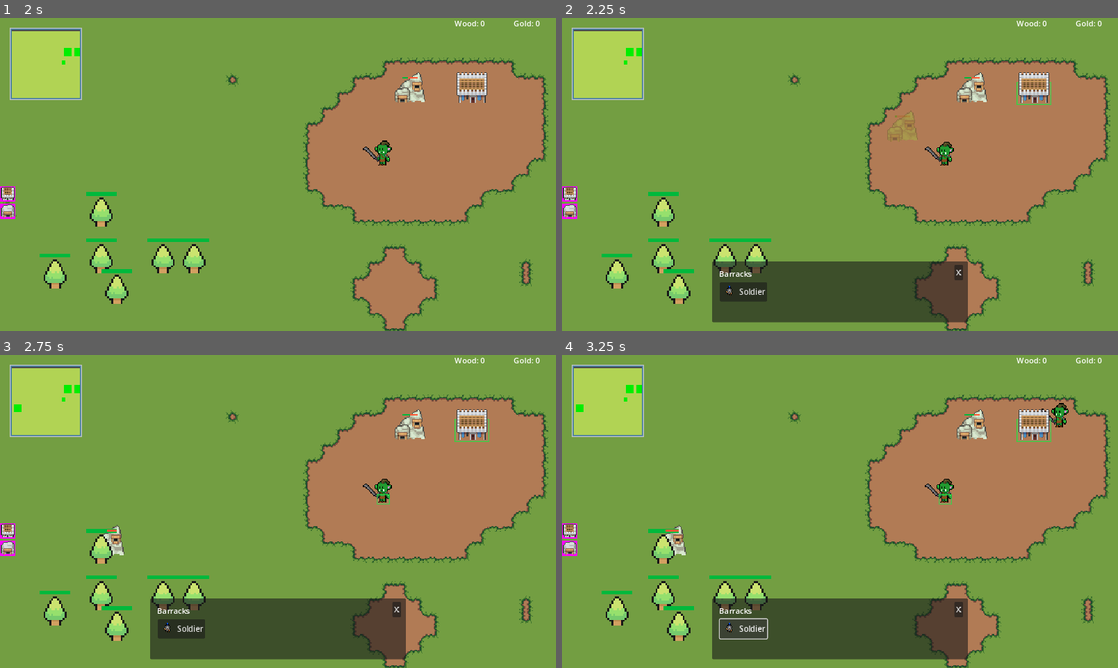
Above: before the commit, frames 1-4 (two rows, left to right).
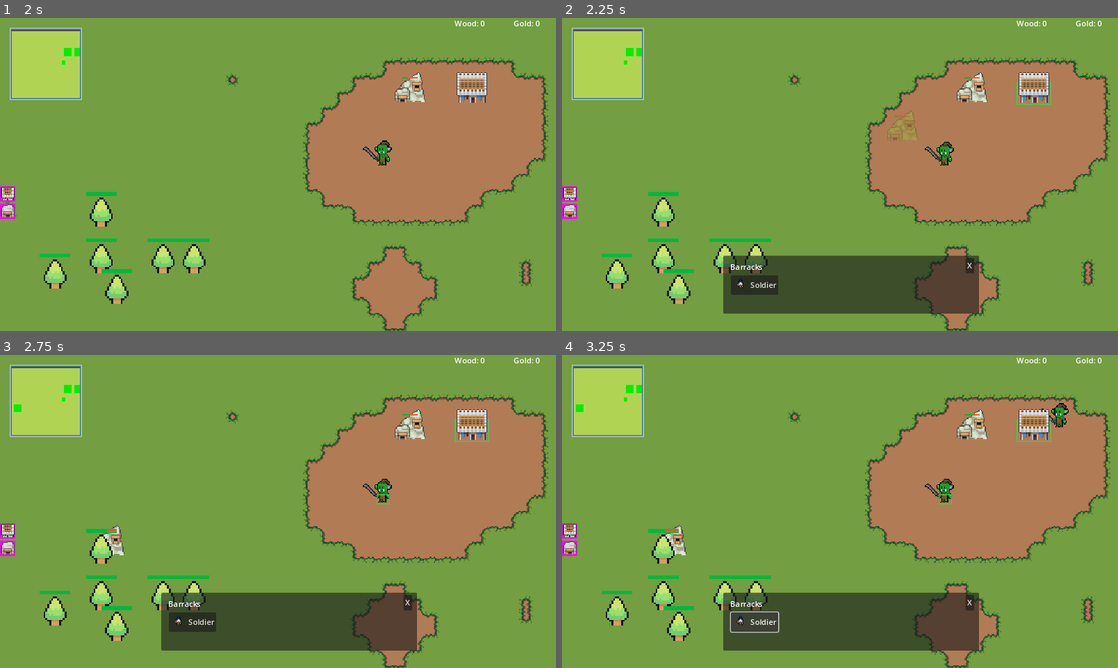
Above: after the commit, the same moments.

Repository: TicTacJoel/RTS-2D
Game: Godot game, scene res://scenes/main/world.tscn
The game is run twice, just before and just after one commit, with the same random seed, the same clock (stepped at 60 frames per second) and the same inputs.
Inputs (mouse positions are in pixels of both pictures, inside the frame that each line leads up to):
- Up to frame 1 (2 s): click (5, 193) at 0.5 s; click (5, 212) at 1.25 s
- Up to frame 2 (2.25 s): drag from (1034, 93) to (662, 218) at 2.02 s
- Up to frame 3 (2.75 s): no input
- Up to frame 4 (3.25 s): click "Soldier" at 2.75 s

Frame 1 is identical in both runs. In frame 2, 3.5% of the frame differs, in the area x 27-75%, y 75-98%; in frame 3, 3.5%; in frame 4, 3.3%.

Commit message:
add states to unit, fix minimap and building preview, improve building menu

Diff:
--- a/entities/player/unit.gd
+++ b/entities/player/unit.gd
@@ -4,17 +4,15 @@
 
 @onready var collision_shape_2d: CollisionShape2D = $CollisionShape2D
 @onready var selected_box: Panel = $Selected
-#@onready var target = position
 @onready var animation_player: AnimationPlayer = $AnimationPlayer
 @onready var nav_agent: NavigationAgent2D = $NavigationAgent2D
 @onready var unit: CharacterBody2D = $"."
+@onready var state_machine: StateMachine = $StateMachine
 
 var follow_cursor: bool = false
 var speed: int = 50
 var target: Vector2
 var moving: bool = false
-
-var minimap_marker: Node = null
 
 signal update_location(pos)
 signal died
@@ -25,21 +23,11 @@
 	Global.minimap.add_marker(self)
 
 #------------------------------------------------------------------------------|
-func _physics_process(_delta: float) -> void:
-	#update_location.emit(global_position)
+func _physics_process(delta: float) -> void:
 	emit_signal("update_location", global_position)
 
-	if moving:
-		if nav_agent.is_navigation_finished():
-			moving = false
-			velocity = Vector2.ZERO
-			animation_player.play("idle")
-		else:
-			var next_point: Vector2 = nav_agent.get_next_path_position()
-			var new_velocity: Vector2 = (global_position.direction_to(next_point) * speed)
-			nav_agent.velocity = new_velocity
-			#velocity = (next_point - global_position).normalized() * speed
-			#move_and_slide()
+	if state_machine:
+		state_machine._physics_process_state(delta)
 
 #------------------------------------------------------------------------------|
 func _input(event: InputEvent) -> void:
@@ -54,7 +42,6 @@
 	target = pos
 	nav_agent.target_position = pos
 	moving = true
-	animation_player.play("walk")
 
 #------------------------------------------------------------------------------|
 func set_selected(isSelected: bool):
@@ -63,11 +50,10 @@
 
 #------------------------------------------------------------------------------|
 func _on_died():
-	#died.emit()
 	emit_signal("died")
 	queue_free()
 
-
+#------------------------------------------------------------------------------|
 func _on_navigation_agent_2d_velocity_computed(safe_velocity: Vector2) -> void:
 	velocity = safe_velocity
 	move_and_slide()
--- a/entities/player/unit.tscn
+++ b/entities/player/unit.tscn
@@ -1,10 +1,11 @@
-[gd_scene load_steps=12 format=3 uid="uid://blwrkk68b82bg"]
+[gd_scene load_steps=13 format=3 uid="uid://blwrkk68b82bg"]
 
 [ext_resource type="Script" path="res://entities/player/unit.gd" id="1_bmucl"]
 [ext_resource type="Texture2D" uid="uid://mx4r31cas5v" path="res://assets/units/orcs/Orc_sword_ponytail_animation-Sheet.png" id="2_efhlm"]
 [ext_resource type="Script" path="res://states/state_machine.gd" id="3_tnnnx"]
 [ext_resource type="PackedScene" uid="uid://lssm0473bdyw" path="res://states/idle_state.tscn" id="4_eslg1"]
 [ext_resource type="PackedScene" uid="uid://bvykou6uibuvj" path="res://states/walk_state.tscn" id="5_xt8dr"]
+[ext_resource type="PackedScene" uid="uid://cp445e1xnlaoj" path="res://states/attack_state.tscn" id="6_bsdgn"]
 
 [sub_resource type="CapsuleShape2D" id="CapsuleShape2D_6km0o"]
 radius = 5.5
@@ -114,9 +115,6 @@
 radius = 5.0
 avoidance_layers = 4
 avoidance_mask = 7
-debug_enabled = true
-debug_use_custom = true
-debug_path_custom_color = Color(0.207045, 1.46317e-05, 0.839436, 1)
 
 [node name="StateMachine" type="Node" parent="."]
 script = ExtResource("3_tnnnx")
@@ -125,4 +123,6 @@
 
 [node name="WalkState" parent="StateMachine" instance=ExtResource("5_xt8dr")]
 
+[node name="AttackState" parent="StateMachine" instance=ExtResource("6_bsdgn")]
+
 [connection signal="velocity_computed" from="NavigationAgent2D" to="." method="_on_navigation_agent_2d_velocity_computed"]
--- a/menus/ingame/spawn_menu.gd
+++ b/menus/ingame/spawn_menu.gd
@@ -5,8 +5,11 @@
 # TODO: find some cleaner way of doing this
 @onready var world_path = get_tree().get_root().get_node("World")
 @onready var units_container_path = get_tree().get_root().get_node("World/Map1/Units")
+@onready var hud: Control = $HUD
 
 @export var spawn_radius: float = 32.0
+
+var spawn_menu_mouse_entered: bool = false
 
 #------------------------------------------------------------------------------|
 func spawn_unit() -> void:
@@ -37,3 +40,14 @@
 func _on_cancel_btn_pressed() -> void:
 	visible = false
 	get_parent().selected = false
+
+#------------------------------------------------------------------------------|
+func is_mouse_inside() -> bool:
+	var rect = hud.get_global_rect()
+	return rect.has_point(get_viewport().get_mouse_position())
+
+#------------------------------------------------------------------------------|
+func clicked_outside(event: InputEvent) -> bool:
+	if event is InputEventMouseButton and event.pressed and event.button_index == MOUSE_BUTTON_LEFT:
+		return not is_mouse_inside()
+	return false
--- a/menus/ingame/spawn_menu.tscn
+++ b/menus/ingame/spawn_menu.tscn
@@ -13,48 +13,48 @@
 
 [node name="HUD" type="Control" parent="."]
 layout_mode = 3
-anchors_preset = 0
-offset_right = 40.0
-offset_bottom = 40.0
+anchors_preset = 15
+anchor_right = 1.0
+anchor_bottom = 1.0
+offset_left = 334.0
+offset_top = 492.0
+offset_right = -288.0
+offset_bottom = -36.0
+grow_horizontal = 2
+grow_vertical = 2
 mouse_filter = 2
 
 [node name="Panel" type="Panel" parent="HUD"]
 layout_mode = 1
-anchors_preset = 7
-anchor_left = 0.5
-anchor_top = 1.0
-anchor_right = 0.5
+anchors_preset = 15
+anchor_right = 1.0
 anchor_bottom = 1.0
-offset_left = 291.0
-offset_top = 464.0
-offset_right = 821.0
-offset_bottom = 590.0
 grow_horizontal = 2
-grow_vertical = 0
+grow_vertical = 2
 
 [node name="Label" type="Label" parent="HUD"]
 layout_mode = 0
-offset_left = 325.0
-offset_top = 518.0
-offset_right = 393.0
-offset_bottom = 541.0
+offset_left = 14.0
+offset_top = 12.0
+offset_right = 82.0
+offset_bottom = 35.0
 text = "Barracks"
 
 [node name="ConfirmBtn" type="Button" parent="HUD"]
 layout_mode = 0
-offset_left = 327.0
-offset_top = 547.0
-offset_right = 425.0
-offset_bottom = 587.0
+offset_left = 16.0
+offset_top = 41.0
+offset_right = 114.0
+offset_bottom = 81.0
 text = "Soldier"
 icon = SubResource("AtlasTexture_80obs")
 
 [node name="CancelBtn" type="Button" parent="HUD"]
 layout_mode = 0
-offset_left = 813.0
-offset_top = 511.0
-offset_right = 831.0
-offset_bottom = 542.0
+offset_left = 502.0
+offset_top = 5.0
+offset_right = 520.0
+offset_bottom = 36.0
 text = "X"
 
 [connection signal="pressed" from="HUD/ConfirmBtn" to="." method="_on_confirm_btn_pressed"]
--- a/scenes/buildings/barracks.gd
+++ b/scenes/buildings/barracks.gd
@@ -7,8 +7,8 @@
 @onready var spawn_menu: CanvasLayer = $SpawnMenu
 
 var mouseEntered = false
+var spawn_menu_mouse_entered = false
 var selected = false
-var minimap_marker: Node = null
 
 # Building
 var type
@@ -20,7 +20,6 @@
 #------------------------------------------------------------------------------|
 func _ready() -> void:
 	Global.minimap.add_marker(self)
-	#await get_tree().create_timer(1.0).timeout
 	update_location.emit(global_position)
 
 #------------------------------------------------------------------------------|
@@ -31,9 +30,18 @@
 func _input(event: InputEvent) -> void:
 	if event.is_action_pressed("LeftClick"):
 		if mouseEntered:
-			selected = !selected
-			if selected:
-				spawn_menu.visible = true
+			selected = true
+			spawn_menu.visible = true
+			# TODO: Debugging
+			#_on_destroyed()
+		elif spawn_menu.clicked_outside(event):
+			selected = false
+			spawn_menu.visible = false
+
+#------------------------------------------------------------------------------|
+func _on_destroyed():
+	emit_signal("destroyed")
+	queue_free()
 
 #------------------------------------------------------------------------------|
 func _on_mouse_entered() -> void:
--- a/scenes/main/world.gd
+++ b/scenes/main/world.gd
@@ -132,7 +132,10 @@
 func cancel_build_mode():
 	build_mode = false
 	build_valid = false
-	get_node("Map1/BuildingPreview").free()
+
+	if ui.building_preview and is_instance_valid(ui.building_preview):
+		ui.building_preview.free()
+		ui.building_preview = null
 
 #------------------------------------------------------------------------------|
 func verify_and_build():
--- a/states/attack_state.gd
+++ b/states/attack_state.gd
@@ -10,12 +10,12 @@
 #------------------------------------------------------------------------------|
 func update(delta: float) -> void:
 	if not state_owner.target:
-		state_owner.state_machine.change_state("Idle")
+		state_owner.state_machine.change_state("IdleState")
 		return
 
 	var distance = state_owner.global_position.distance_to(state_owner.target.global_position)
 	if distance > state_owner.attack_range:
-		state_owner.state_machine.change_state("Move")
+		state_owner.state_machine.change_state("WalkState")
 		return
 
 	cooldown_timer -= delta
--- a/states/idle_state.gd
+++ b/states/idle_state.gd
@@ -2,13 +2,11 @@
 
 #------------------------------------------------------------------------------|
 func enter(prev_state: State) -> void:
-	owner.velocity = Vector2.ZERO
-	owner.play_animation("idle")
+	state_owner.moving = false
+	state_owner.velocity = Vector2.ZERO
+	state_owner.animation_player.play("idle")
 
 #------------------------------------------------------------------------------|
 func update(delta: float) -> void:
-	if Input.is_action_pressed("move"):
-		owner.state_machine.change_state("Walk")
-	# If there's a target in range, maybe auto-attack
-	#if state_owner.target and state_owner.global_position.distance_to(state_owner.target.global_position) <= state_owner.attack_range:
-		#state_owner.state_machine.change_state("Attack")
+	if state_owner.moving:
+		state_owner.state_machine.change_state("WalkState")
--- a/states/state_machine.gd
+++ b/states/state_machine.gd
@@ -15,8 +15,16 @@
 			child.state_owner = character
 
 	# Start in Idle if available
-	if "Idle" in states:
-		change_state("Idle")
+	call_deferred("start")
+
+func start() -> void:
+	if "IdleState" in states:
+		change_state("IdleState")
+
+#------------------------------------------------------------------------------|
+func _physics_process_state(delta: float) -> void:
+	if current_state:
+		current_state.update(delta)
 
 #------------------------------------------------------------------------------|
 func change_state(new_state_name: String) -> void:
@@ -32,11 +40,6 @@
 	current_state.enter(prev_state)
 
 #------------------------------------------------------------------------------|
-func _process(delta: float) -> void:
-	if current_state:
-		current_state.update(delta)
-
-#------------------------------------------------------------------------------|
 func _unhandled_input(event: InputEvent) -> void:
 	if current_state:
 		current_state.handle_input(event)
--- a/states/walk_state.gd
+++ b/states/walk_state.gd
@@ -4,14 +4,15 @@
 
 #------------------------------------------------------------------------------|
 func enter(prev_state: State) -> void:
-	state_owner.play_animation("walk")
-	destination = state_owner.get_global_mouse_position()
+	state_owner.animation_player.play("walk")
 
 #------------------------------------------------------------------------------|
 func update(delta: float) -> void:
-	var dir = (destination - state_owner.global_position)
-	if dir.length() < 5:
-		state_owner.state_machine.change_state("Idle")
-		return
-	state_owner.velocity = dir.normalized() * state_owner.move_speed
-	state_owner.move_and_slide()
+	if state_owner.nav_agent.is_navigation_finished():
+		state_owner.moving = false
+		state_owner.velocity = Vector2.ZERO
+		state_owner.state_machine.change_state("IdleState")
+	else:
+		var next_point: Vector2 = state_owner.nav_agent.get_next_path_position()
+		var new_velocity: Vector2 = state_owner.global_position.direction_to(next_point) * state_owner.speed
+		state_owner.nav_agent.velocity = new_velocity
--- a/ui/minimap.gd
+++ b/ui/minimap.gd
@@ -24,17 +24,16 @@
 	camera.zoom = camera_path.zoom
 
 #------------------------------------------------------------------------------|
-func add_marker(owner: Node2D) -> void:
+func add_marker(object: Node2D) -> void:
 	var marker = marker_scene.instantiate()
-	if owner.is_in_group("building"):
+	if object.is_in_group("building"):
 		marker.modulate = Color.GREEN
 		marker.scale = Vector2(1, 1)
 		buildings.add_child(marker)
-		owner.destroyed.connect(marker.delete_marker)
-	elif owner.is_in_group("unit"):
+		object.destroyed.connect(marker.delete_marker)
+	elif object.is_in_group("unit"):
 		marker.modulate = Color.GREEN
 		units.add_child(marker)
-		owner.died.connect(marker.delete_marker)
+		object.died.connect(marker.delete_marker)
 
-	owner.update_location.connect(marker.update_position)
-	owner.minimap_marker = marker
+	object.update_location.connect(marker.update_position)
--- a/ui/ui.gd
+++ b/ui/ui.gd
@@ -4,6 +4,7 @@
 @onready var gold_label: Label = $HUD/GoldLabel
 
 var map_node: Node2D
+var building_preview: Node2D
 
 ##-----------------------------------------------------------------------------/
 func _process(_delta: float) -> void:
@@ -18,11 +19,13 @@
 	map_node.add_child(drag_tower)
 	drag_tower.position = mouse_position
 
+	building_preview = drag_tower
+
 ##-----------------------------------------------------------------------------/
 func update_building_preview(new_position, color):
-	get_node("../Map1/BuildingPreview").position = new_position
-	if get_node("../Map1/BuildingPreview").modulate != Color(color):
-		get_node("../Map1/BuildingPreview").modulate = Color(color)
+	if building_preview and is_instance_valid(building_preview):
+		building_preview.position = new_position
+		building_preview.modulate = Color(color)
 
 ##-----------------------------------------------------------------------------/
 func _on_barracks_mouse_entered() -> void:
